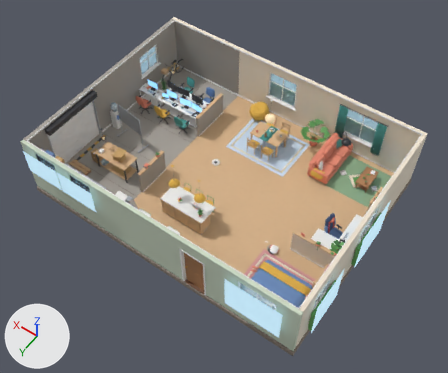
The glTF model public/assets/3d/tier4.glb: old version first, new version second.
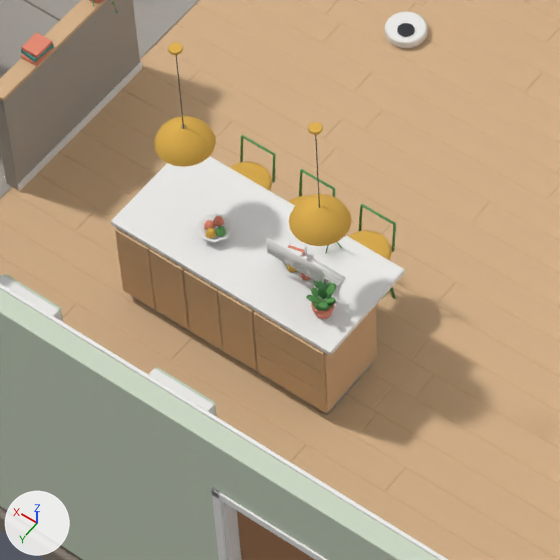
The first picture shows the older version from a 50 mm lens placed at (-9.24, 13.01, 20.09), pointed at (-0.39, 0.62, 0.63). The close-ups show the older and then the newer version on the part from 31% to 55% of the width and 42% to 70% of the height of that picture. Only the edits that show in the close-ups are written down. The axes (+X, +Y, +Z) are drawn at lower left. The lights are the same throughout. Where no turn or scale is listed for an object, it has been applied to the vertices.

The first close-up shows 'ceiling_lights_mesh', 'door_mesh', 'floor', 'floor_decor_mesh', 'island_mesh', 'partition_garage_n_mesh', 'slab', 'wall_n', 'wall_n_decor_mesh', 'wall_n_trim'.
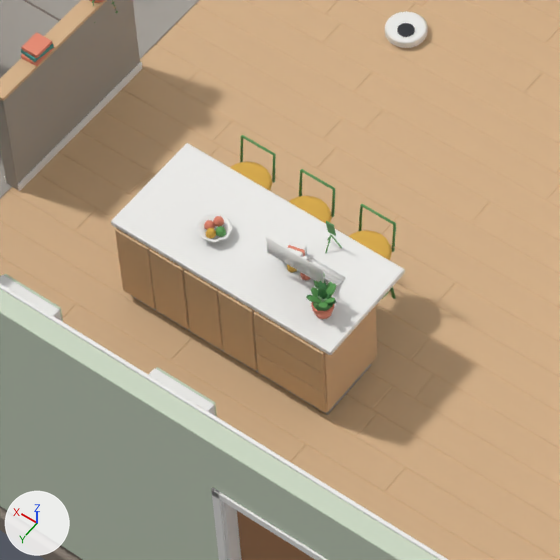
What differs and where, as boxes [x1, y1, x2, y2] in the close-ups (560 x 560 px):
'ceiling_lights_mesh', deleted
    before: [154, 42, 352, 246]
    faces in mat_m_fabric_mustard (orange #e2b24c): [154, 42, 352, 246]
    faces in mat_m_plastic_black (dark grey #2b2d33): [176, 55, 320, 208]

The change, as a diff of the scene's bpy script:
```diff
--- a/public/assets/3d/tier4.glb.py
+++ b/public/assets/3d/tier4.glb.py
@@ ob_ceiling_lights_mesh @@
-ob_ceiling_lights_mesh = bpy.data.objects.new('ceiling_lights_mesh', me_ceiling_lights_mesh)
-ob_ceiling_lights_mesh.location = (0.0, 0.0, 0.0)
```
